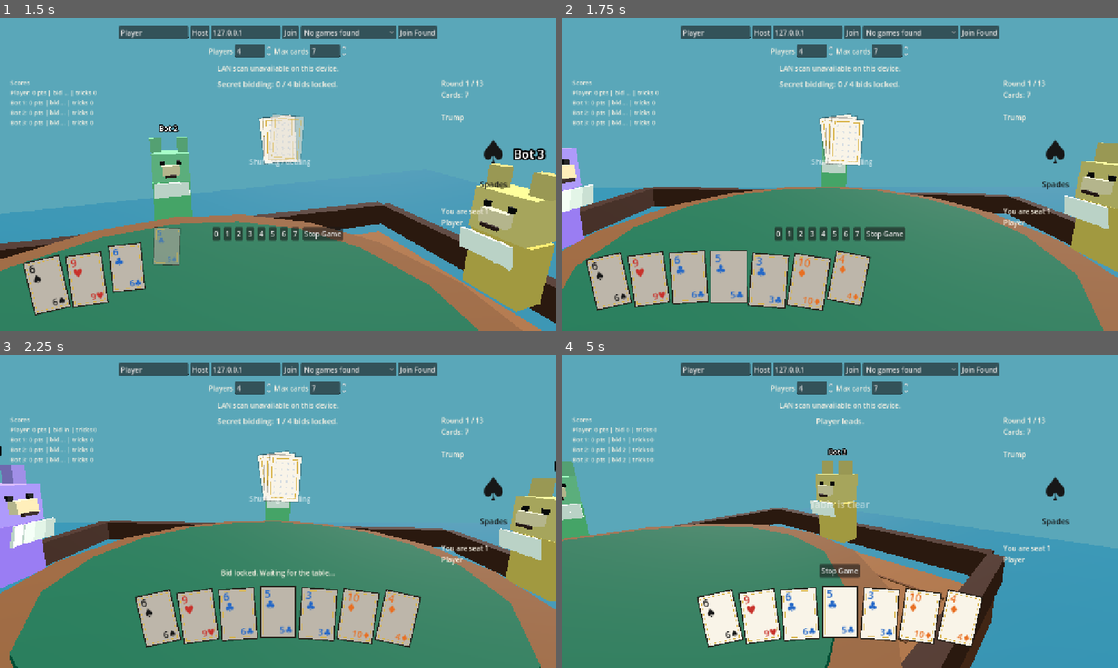
Above: before the commit, frames 1-4 (two rows, left to right).
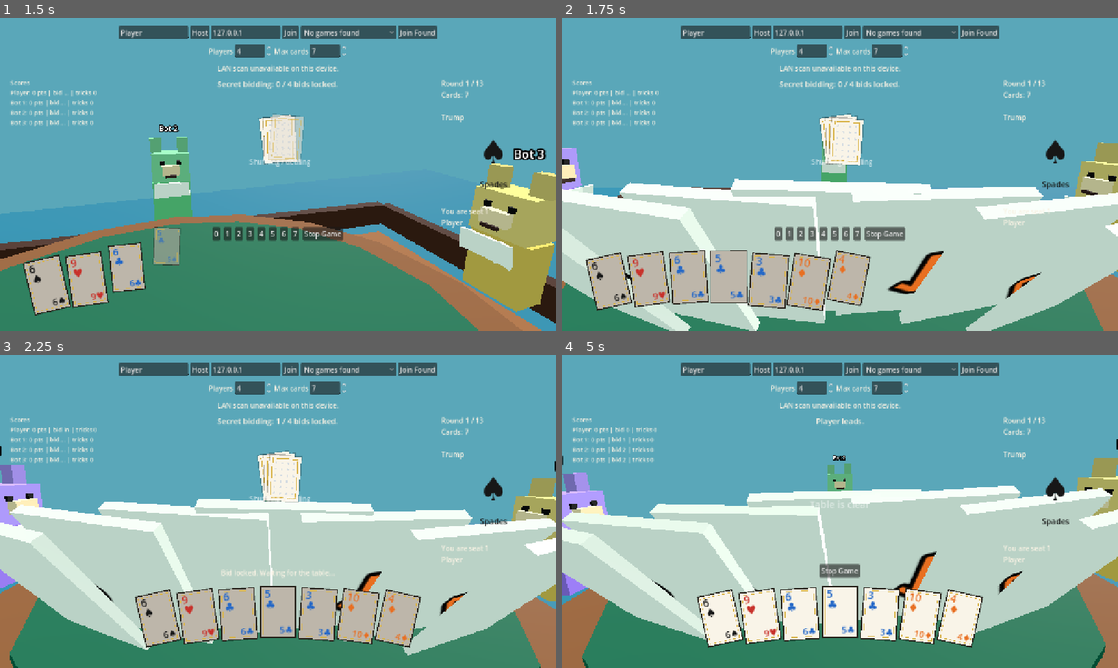
Above: after the commit, the same moments.

Repository: JordanOakFox/oh-hell-godot
Game: Godot game, scene res://scenes/main.tscn
Two runs of this game, one before a commit and one after it. Both use one fixed random seed, a clock stepped at 60 frames per second and the inputs below.
Inputs (mouse positions are in pixels of both pictures, inside the frame that each line leads up to):
- Up to frame 1 (1.5 s): click "Ready" at 0.5 s; click "Start Game" at 1.25 s
- Up to frame 2 (1.75 s): no input
- Up to frame 3 (2.25 s): click "0" at 2 s
- Up to frame 4 (5 s): tap Enter at 2.75 s; move the mouse to (962, 495) at 2.77 s; tap E at 2.85, 3.6, 4.35 s; move the mouse to (812, 511) at 3.52 s; move the mouse to (895, 442) at 4.27 s

Frame 1 is identical in both runs. In frame 2, 32% of the frame differs, in the area x 0-100%, y 51-100%; in frame 3, 31%; in frame 4, 44%, in the area x 0-100%, y 26-100%.

Commit message:
Add readable 3D cards and hand view

Diff:
--- a/scripts/main.gd
+++ b/scripts/main.gd
@@ -449,6 +449,7 @@
 		title_label.visible = view_state.get("phase", "") in ["connecting", "lobby", "game_end"]
 	if table_view_3d:
 		table_view_3d.set_table_state(view_state, my_seat)
+		table_view_3d.set_player_hand(local_hand)
 	if fireworks_overlay:
 		fireworks_overlay.set_celebrating(view_state.get("phase", "") == "game_end")
 	if view_state["phase"] == "connecting":
--- a/scripts/table_view_3d.gd
+++ b/scripts/table_view_3d.gd
@@ -19,6 +19,8 @@
 	"D": Color("#e86f22"),
 	"C": Color("#2367c7"),
 }
+const SUIT_SYMBOLS := {"S": "♠", "H": "♥", "D": "♦", "C": "♣"}
+const RANK_NAMES := {11: "J", 12: "Q", 13: "K", 14: "A"}
 
 var viewport: SubViewport
 var camera: Camera3D
@@ -27,6 +29,7 @@
 var ship_root: Node3D
 var seat_root: Node3D
 var trick_root: Node3D
+var hand_root: Node3D
 var flag_root: Node3D
 var seats: Array = []
 var seat_base_positions: Array = []
@@ -39,8 +42,10 @@
 var local_seat := 0
 var camera_mode := "overview"
 var look_enabled := false
+var skip_next_mouse_motion := false
 var look_yaw := 0.0
 var look_pitch := -10.0
+var hand_signature := ""
 var time := 0.0
 
 func _ready() -> void:
@@ -75,10 +80,14 @@
 func _input(event: InputEvent) -> void:
 	if event is InputEventKey and event.pressed and not event.echo and event.keycode == KEY_E:
 		look_enabled = not look_enabled
+		skip_next_mouse_motion = look_enabled
 		Input.mouse_mode = Input.MOUSE_MODE_CAPTURED if look_enabled else Input.MOUSE_MODE_VISIBLE
 	elif event is InputEventMouseMotion and look_enabled:
-		look_yaw -= event.relative.x * 0.08
-		look_pitch = clampf(look_pitch - event.relative.y * 0.08, -35.0, 35.0)
+		if skip_next_mouse_motion:
+			skip_next_mouse_motion = false
+			return
+		look_yaw = clampf(look_yaw - event.relative.x * 0.025, -70.0, 70.0)
+		look_pitch = clampf(look_pitch - event.relative.y * 0.025, -28.0, 28.0)
 
 func set_table_state(table_state: Dictionary, my_seat: int) -> void:
 	if not is_inside_tree() or table_state.is_empty():
@@ -97,6 +106,13 @@
 	_update_seats(table_state, my_seat)
 	_update_trick(table_state)
 
+func set_player_hand(hand: Array) -> void:
+	var signature := _hand_signature(hand)
+	if signature == hand_signature:
+		return
+	hand_signature = signature
+	_rebuild_player_hand(hand)
+
 func _build_world() -> void:
 	camera = Camera3D.new()
 	camera.position = Vector3(0, 5.9, 6.4)
@@ -184,6 +200,8 @@
 	ship_root.add_child(seat_root)
 	trick_root = Node3D.new()
 	ship_root.add_child(trick_root)
+	hand_root = Node3D.new()
+	ship_root.add_child(hand_root)
 
 func _build_table() -> void:
 	var table := MeshInstance3D.new()
@@ -355,15 +373,34 @@
 	for i in range(trick.size()):
 		var play: Dictionary = trick[i]
 		var card: Dictionary = play.get("card", {})
-		var suit := str(card.get("suit", ""))
-		var card_box := _box(Vector3(0.34, 0.025, 0.48), Color("#f9f4e8"))
+		var card_node := _make_readable_card(card, 1.0)
+		var card_box := card_node
 		card_box.position = Vector3(-0.5 + float(i) * 0.22, 0.62 + float(i) * 0.01, 0.02 + float(i) * 0.05)
 		card_box.rotation_degrees = Vector3(0, -18 + i * 9, 0)
-		trick_root.add_child(card_box)
-		var mark := _box(Vector3(0.16, 0.03, 0.16), SUIT_COLORS.get(suit, Color("#111111")))
-		mark.position = card_box.position + Vector3(0, 0.04, 0)
-		mark.rotation = card_box.rotation
-		trick_root.add_child(mark)
+		trick_root.add_child(card_node)
+
+func _rebuild_player_hand(hand: Array) -> void:
+	if not hand_root:
+		return
+	for child in hand_root.get_children():
+		child.queue_free()
+	if hand.is_empty() or local_seat >= seat_base_positions.size():
+		return
+	var seat_pos: Vector3 = seat_base_positions[local_seat]
+	var seat_angle: float = atan2(seat_pos.z, seat_pos.x)
+	var inward := Vector3(-cos(seat_angle), 0, -sin(seat_angle)).normalized()
+	var side := Vector3(-inward.z, 0, inward.x)
+	var center := seat_pos + inward * 1.05 + Vector3(0, 0.92, 0)
+	var natural_yaw := rad_to_deg(atan2(-inward.x, -inward.z))
+	var count := hand.size()
+	for i in range(count):
+		var offset := float(i) - float(count - 1) * 0.5
+		var card: Dictionary = hand[i]
+		var card_node := _make_readable_card(card, 1.15)
+		card_node.name = "HandCard%d" % i
+		card_node.position = center + side * offset * 0.22 + Vector3(0, -absf(offset) * 0.012, 0)
+		card_node.rotation_degrees = Vector3(-58.0, natural_yaw + offset * 4.0, offset * 2.5)
+		hand_root.add_child(card_node)
 
 func _animate_waves() -> void:
 	for i in range(wave_strips.size()):
@@ -399,6 +436,25 @@
 		avatar.position = base + Vector3(0, bounce, 0)
 		avatar.rotation.y = seat_base_rotations[seat]
 		avatar.rotation_degrees.x = lean
+	_animate_player_hand()
+
+func _animate_player_hand() -> void:
+	if not hand_root or hand_root.get_child_count() == 0 or local_seat >= seat_base_positions.size():
+		return
+	var seat_pos: Vector3 = seat_base_positions[local_seat]
+	var seat_angle: float = atan2(seat_pos.z, seat_pos.x)
+	var inward := Vector3(-cos(seat_angle), 0, -sin(seat_angle)).normalized()
+	var side := Vector3(-inward.z, 0, inward.x)
+	var center := seat_pos + inward * 1.05 + Vector3(0, 0.92, 0)
+	var natural_yaw := rad_to_deg(atan2(-inward.x, -inward.z))
+	var count := hand_root.get_child_count()
+	for i in range(count):
+		var card := hand_root.get_child(i) as Node3D
+		if not card:
+			continue
+		var offset := float(i) - float(count - 1) * 0.5
+		card.position = center + side * offset * 0.22 + Vector3(0, sin(time * 2.0 + float(i)) * 0.012 - absf(offset) * 0.012, 0)
+		card.rotation_degrees = Vector3(-58.0 + sin(time * 1.5 + float(i)) * 1.5, natural_yaw + offset * 4.0, offset * 2.5)
 
 func _update_camera() -> void:
 	if not camera:
@@ -427,6 +483,30 @@
 	camera.rotation_degrees = camera.rotation_degrees.lerp(Vector3(pitch, yaw, 0), 0.18)
 	camera.fov = lerpf(camera.fov, 64.0, 0.08)
 
+func _make_readable_card(card: Dictionary, scale_factor: float) -> Node3D:
+	var root := Node3D.new()
+	root.scale = Vector3.ONE * scale_factor
+	var base := _box(Vector3(0.34, 0.025, 0.48), Color("#f9f4e8"))
+	root.add_child(base)
+
+	var suit := str(card.get("suit", ""))
+	var rank := int(card.get("rank", 0))
+	var label := Label3D.new()
+	label.text = "%s%s" % [RANK_NAMES.get(rank, str(rank)), SUIT_SYMBOLS.get(suit, suit)]
+	label.font_size = 48
+	label.modulate = SUIT_COLORS.get(suit, Color("#111111"))
+	label.billboard = BaseMaterial3D.BILLBOARD_DISABLED
+	label.position = Vector3(0, 0.022, -0.02)
+	label.rotation_degrees = Vector3(-90, 0, 0)
+	root.add_child(label)
+	return root
+
+func _hand_signature(hand: Array) -> String:
+	var parts: Array = []
+	for card in hand:
+		parts.append("%s%s" % [str(card.get("suit", "")), str(card.get("rank", ""))])
+	return "|".join(parts)
+
 func _box(size: Vector3, color: Color) -> MeshInstance3D:
 	var mesh := BoxMesh.new()
 	mesh.size = size
